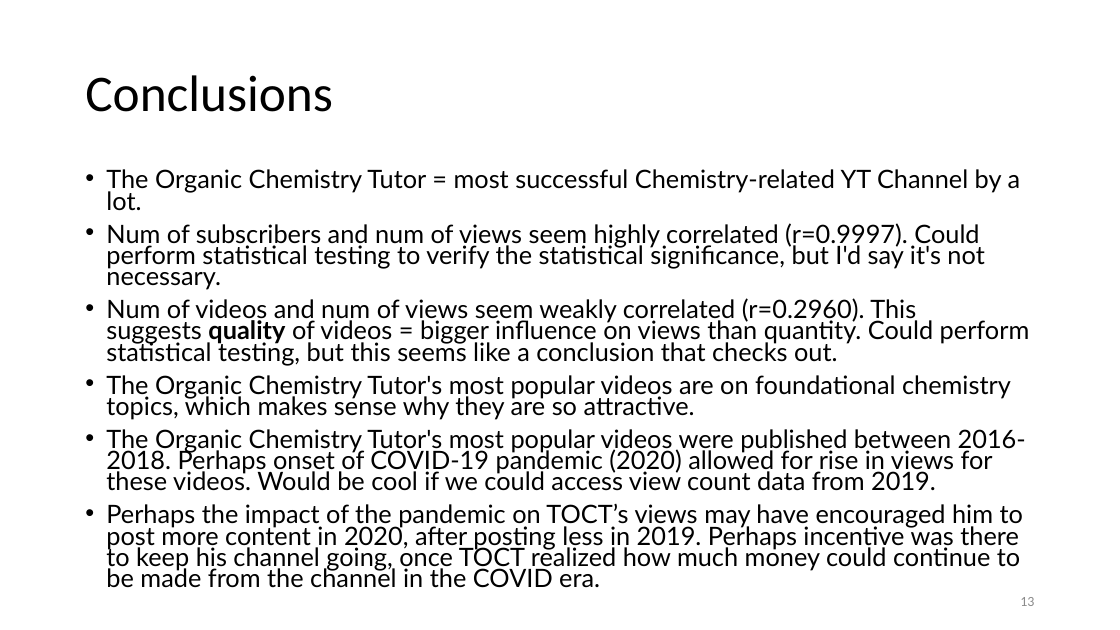
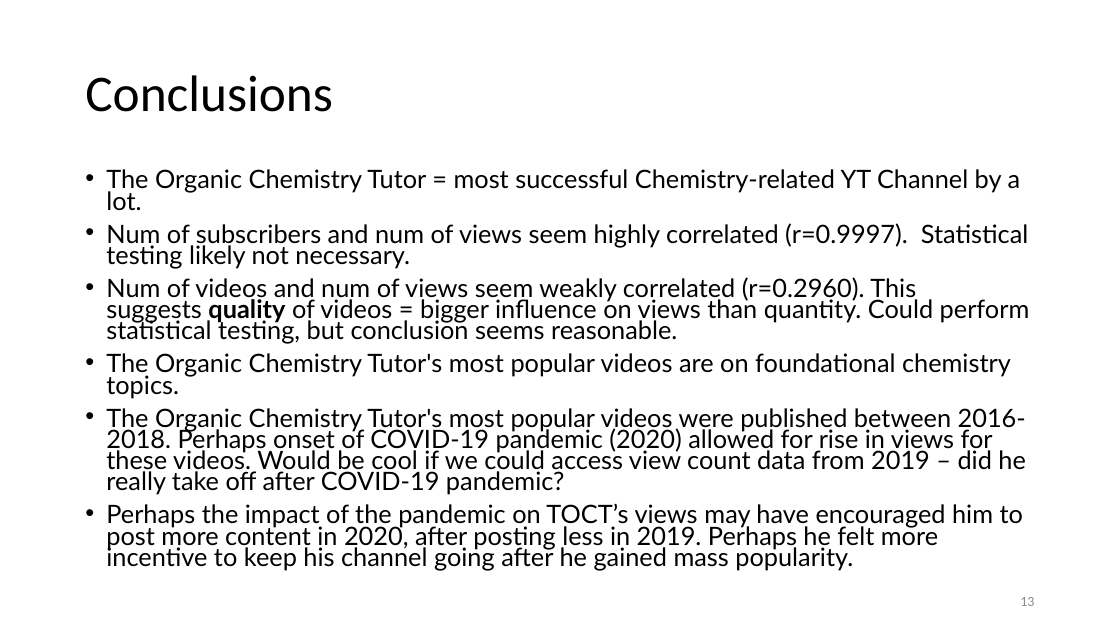
Before and after one commit to andilore/chemistry-youtube-videos, a slide deck: slide 13 of Top Chemistry-Related Youtube Channels.pptx. Drawn at 1120x630 pixels with LibreOffice and Linux fonts; fonts in the diff are those of the drawing. Boxes give left, top, right and bottom in pixels: in the first picture for what was removed or moved away, otherwise in the second. Text is boxed around its words. In the diff, an @@ line names an element or a change of style, - is before the commit and + after.

```diff
--- a/Top Chemistry-Related Youtube Channels.pptx
+++ b/Top Chemistry-Related Youtube Channels.pptx
@@ text at bbox=[106, 223, 1030, 570]: text changed @@
-• Num of subscribers and num of views seem highly correlated (r=0.9997). Could perform statistical testing to verify the statistical significance, but I'd say it's not necessary.
-• Num of videos and num of views seem weakly correlated (r=0.2960). This suggests quality of videos = bigger influence on views than quantity. Could perform statistical testing, but this seems like a conclusion that checks out.
-• The Organic Chemistry Tutor's most popular videos are on foundational chemistry topics, which makes sense why they are so attractive.
-• The Organic Chemistry Tutor's most popular videos were published between 2016-2018. Perhaps onset of COVID-19 pandemic (2020) allowed for rise in views for these videos. Would be cool if we could access view count data from 2019.
-• Perhaps the impact of the pandemic on TOCT’s views may have encouraged him to post more content in 2020, after posting less in 2019. Perhaps incentive was there to keep his channel going, once TOCT realized how much money could continue to be made from the channel in the COVID era.
+• Num of subscribers and num of views seem highly correlated (r=0.9997). Statistical testing likely not necessary.
+• Num of videos and num of views seem weakly correlated (r=0.2960). This suggests quality of videos = bigger influence on views than quantity. Could perform statistical testing, but conclusion seems reasonable.
+• The Organic Chemistry Tutor's most popular videos are on foundational chemistry topics.
+• The Organic Chemistry Tutor's most popular videos were published between 2016-2018. Perhaps onset of COVID-19 pandemic (2020) allowed for rise in views for these videos. Would be cool if we could access view count data from 2019 – did he really take off after COVID-19 pandemic?
+• Perhaps the impact of the pandemic on TOCT’s views may have encouraged him to post more content in 2020, after posting less in 2019. Perhaps he felt more incentive to keep his channel going after he gained mass popularity.
```
Also in this commit, not shown: 9 other slides changed.
